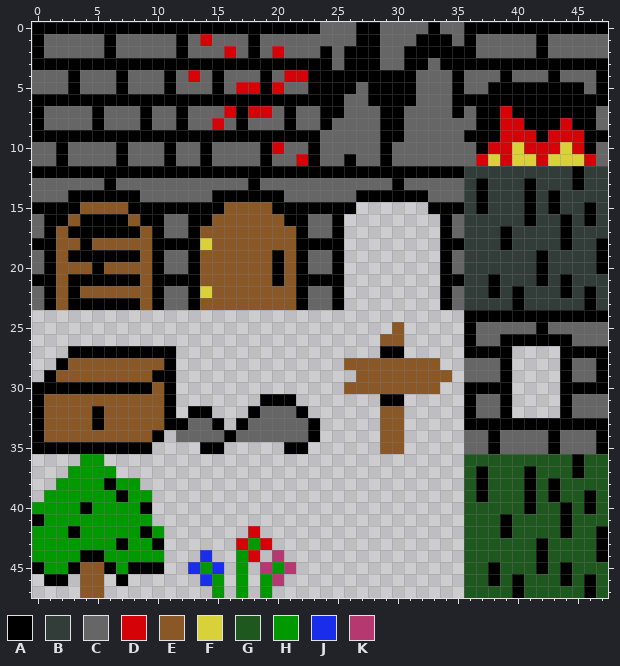
Two versions of one pixel-art sprite, src/client/atlases/dcex/combined.png. Above, as it was before the edit.
The file is 48x48 pixels.
Palette (. is transparent): A #000000  B #323c39  C #666666  D #d50208  E #8a5827  F #d8d139  G #1f581f  H #009900  J #1a2deb  K #b53870
And afterwards:
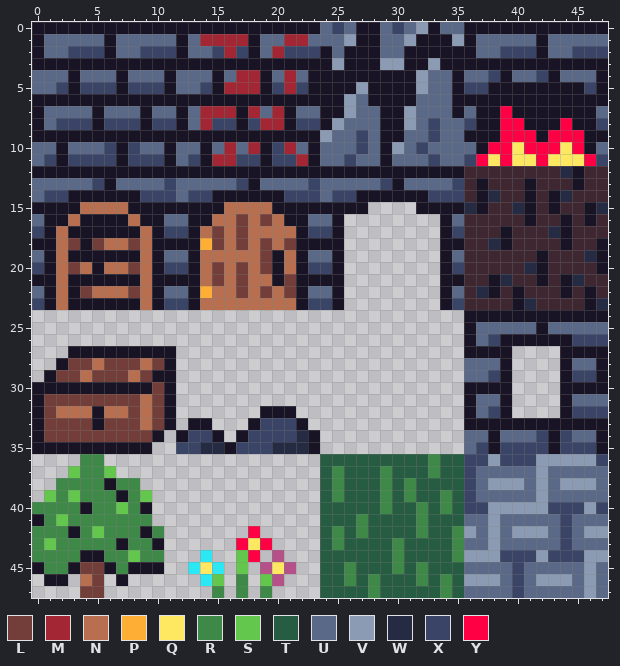
Colours new in this view: L #733e39  M #a22633  N #b86f50  P #feae34  Q #fee761  R #3e8948  S #63c74d  T #265c42  U #5a6988  V #8b9bb4  W #262b44  X #3a4466  Y #ff0044
Difference:
colour A: #000000 -> #181425
colour B: #323c39 -> #3e2731
colour J: #1a2deb -> #2ce8f5
colour K: #b53870 -> #b55088
Changed rows in their new state; - is a pixel that keeps its letter.
first column x 0:
 0 ------------------------UXU--UXUV-UU------------
 1 -UUUUU-UUUUU-UMMMM-UUMMUUUV--UUV---V-UUUUU-UUUUU
 2 -UUXXX-UUXXX-UUXMX-UMXXX-U---UU------UUXXX-UUXXX
 3 -------------------------V---VV--V--------------
 4 UUU-UUU-UUU-UUU-UMM-UMU---------VUU-UUX-UUX-UUU-
 5 UUX-XXX-XXX-UUX-MMM-XMX----V----VUU-XX--------X-
 6 --------------------------VU----UUU-------------
 7 -UUUU-UUU-UU-UMMM-MUM-UU--VUU--VUUU-U--Y-------U
 8 -UXXX-XXX-XX-UMXX-XMM-XX-VUUU--VUXUUX--YY---Y--X
 9 ------------------------VUUXU--UUXUU---YYY-YYY--
10 UU-UUUX-XUU-UU-UMUM-XMU-UUUXU-VUXUUUU-YYQYYYQY-U
11 UX-XXXX-XXX-UX-MMXX-XXM-UUXUU-UUUXUUXYQYQQYQQQYX
12 --------------------------------------------W---
13 UUUUUX-UUUUXUUUUUX-UUUUXUUUUUX-UUUUX------------
14 UXX------XXXUXX------XXXUXX------XXX--W-----W---
15 ----NNNN--------NNNN-------A----A---W---W------W
16 U--N----N--UU--NNLNLN--UU----------U------------
17 X-N------N-XX-NLNLNNNN-XX----------X-------W----
18 --NL-LNNLN----PLNLNLNL----------------W---------
19 U-N------N-UU-NNNNNL-N-UU----------U----------W-
20 X-NLN-NNLN-XX-NLNLNL-N-XX----------X-----W------
21 --N------N----NLNLNN-L-----------------W-----W--
22 U-N-LNNNLN-UU-PNNLNLNL-UU----------U-W----------
23 X-N------N-XX-NNNNNNNN-XX----------X-----W-----W
25 ------------------------------.------UUUUU-UUUUU
26 -----------------------------..------UX------XXX
27 -----------------------------..-----------------
28 ---LLNLLLNL---------------........--UUU------UU-
29 --LLNLLLNL-----------------........-UUX------XX-
30 ----------L---------------........--------------
31 -LLLLLLLLNL--------...-------..------UU------UUU
32 -LNNN-NNLNL--..---.AAA.------..------UX------XXX
33 -LLLL-LLLNL-.AA.-.AXXXA.-----..-----------------
34 -LLLLLLLLL--AXXA.AXXXXW------..-----UU-UUUX-XUU-
35 ------------XXWWAXXXWWWA-----..-----UX-XXXX-XXX-
36 ----RR------------------TTTTTTTTTRTTXXVXXXVVVVVX
37 ---SRRS-----------------TRTTTRTTTRTTXUUUUUVUUUUU
38 --RRRR-RR---------------TRTTTRTRTTTTXUVVVUVUVVVU
39 -SRSRRR-RS--------------TRTTTRTRTTRTXUUUUUVUUUUU
40 RRRR-RRSR---------------TTTTTRTTRTRTXXVVVVVXXXVX
41 -RSRRRRRRR--------------TTTRTTTTRTTTUUVUUUUUXUUU
42 RRR-RSRRR-R-------Y-----TRTRTTTTRTTRVUVUVVVUXUVV
43 RSRRRRR-RR-------YQY----TRTTTTRTTTTRUUVUUUUUXUUU
44 RRRR--RRSRR------SY-----TTTTTTRTTTTRVVVXXXVXXXVV
45 -RR-LL-R------Q--S--Q---TTRTTTRTRTTTUUUUXUUUUUVU
46 ----NL---------S-R-S----TTRTRTTTRTRTVVVUXUVVVUVU
47 ----LL---------R-R-R----TTTTRTTTTTRTUUUUXUUUUUVU
